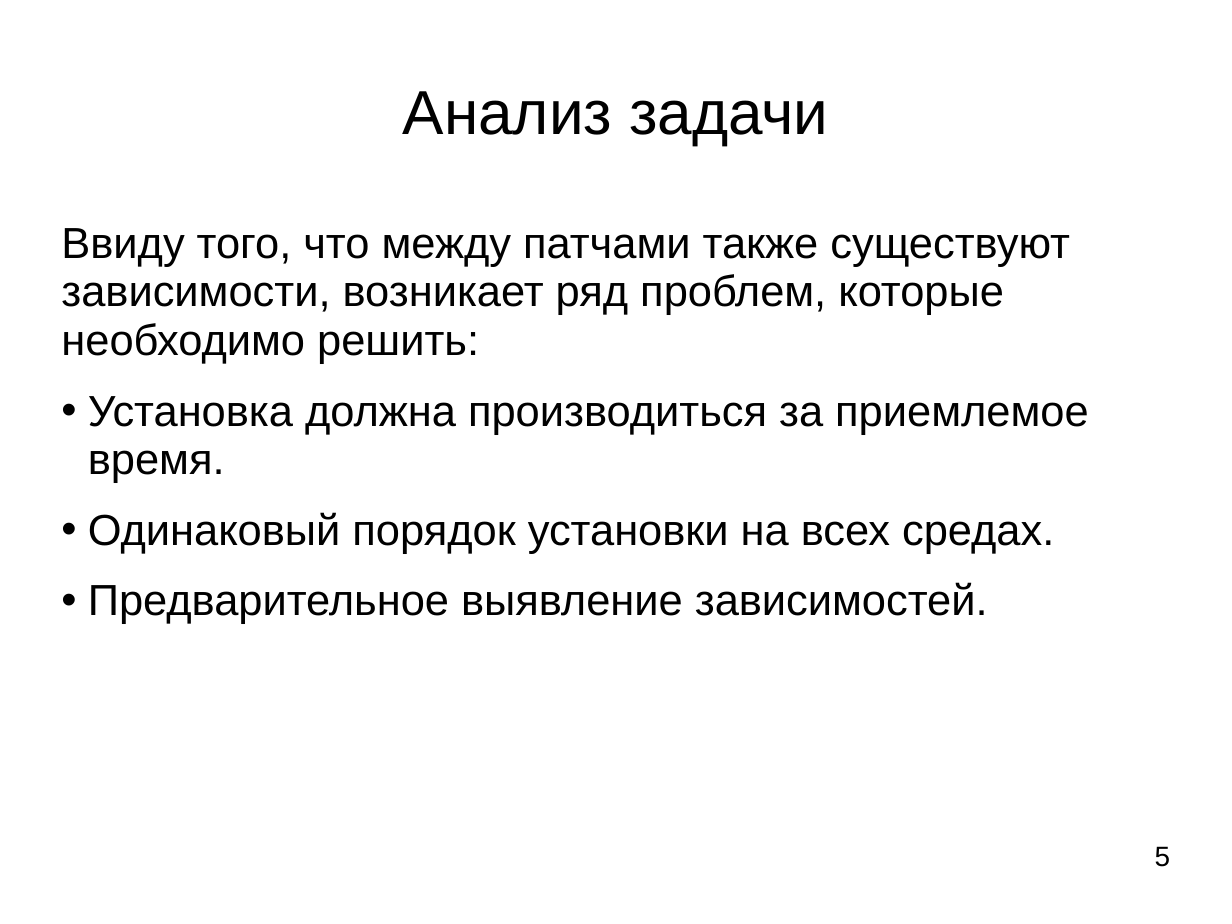
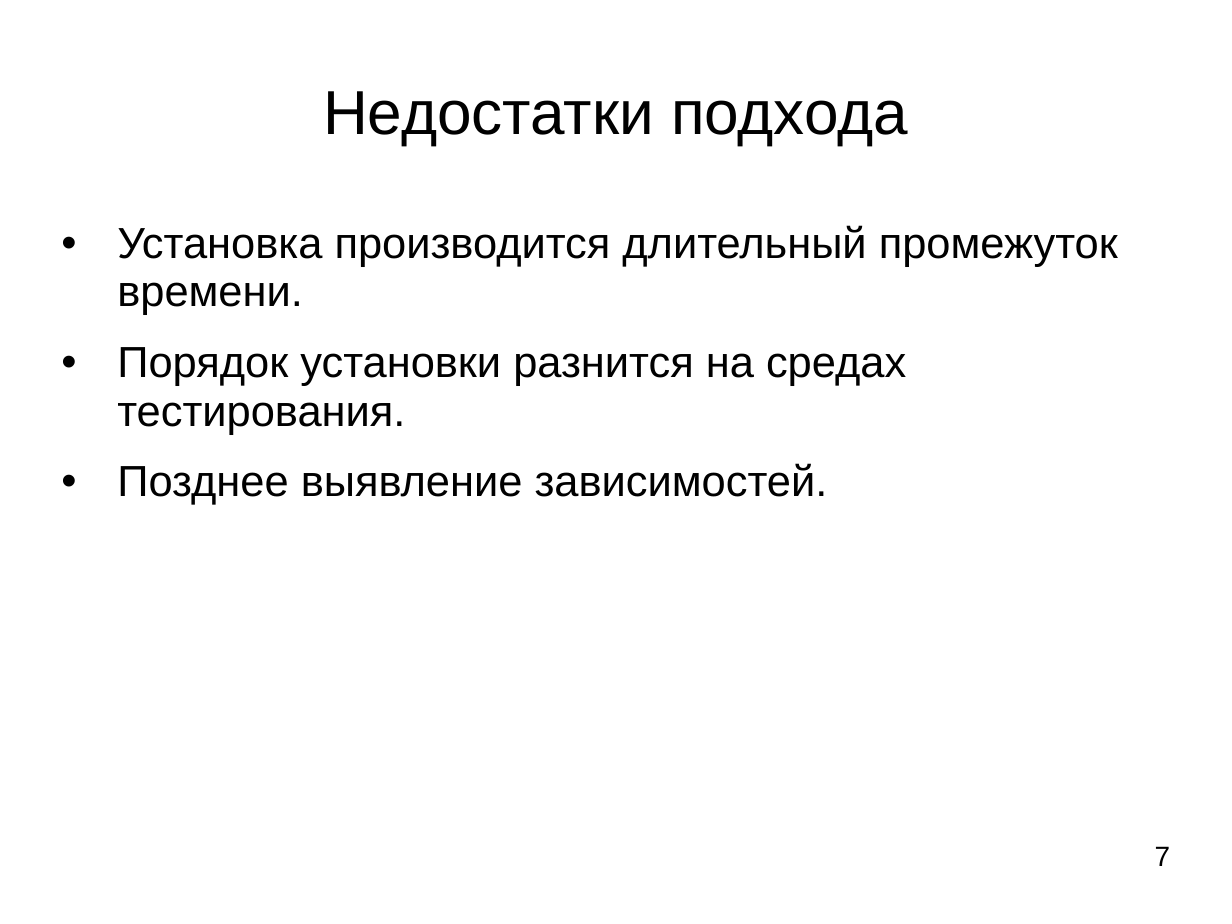
Before and after one commit to ledenevdmitry/CoreApp, a slide deck: slide 6 of LedenevDiplom.ppt (slide 7 before the commit). Drawn at 1232x924 pixels with LibreOffice and Linux fonts; fonts in the diff are those of the drawing. Boxes give left, top, right and bottom in pixels: in the first picture for what was removed or moved away, otherwise in the second. Text is boxed around its words. In the diff, an @@ line names an element or a change of style, - is before the commit and + after.

```diff
--- a/LedenevDiplom.ppt
+++ b/LedenevDiplom.ppt
@@ title at <box>323,91,908,145</box>: text changed @@
-Анализ задачи
+Недостатки подхода
@@ text at <box>117,225,1118,505</box>: text changed @@
-Ввиду того, что между патчами также существуют зависимости, возникает ряд проблем, которые необходимо решить:
-• Установка должна производиться за приемлемое время.
-• Одинаковый порядок установки на всех средах.
-• Предварительное выявление зависимостей.
+• Установка производится длительный промежуток времени.
+• Порядок установки разнится на средах тестирования.
+• Позднее выявление зависимостей.
@@ text at <box>1155,846,1171,866</box>: text changed @@
-5
+7
```
Also in this commit, not shown: 9 other slides changed, 4 slides removed, 2 other files.
